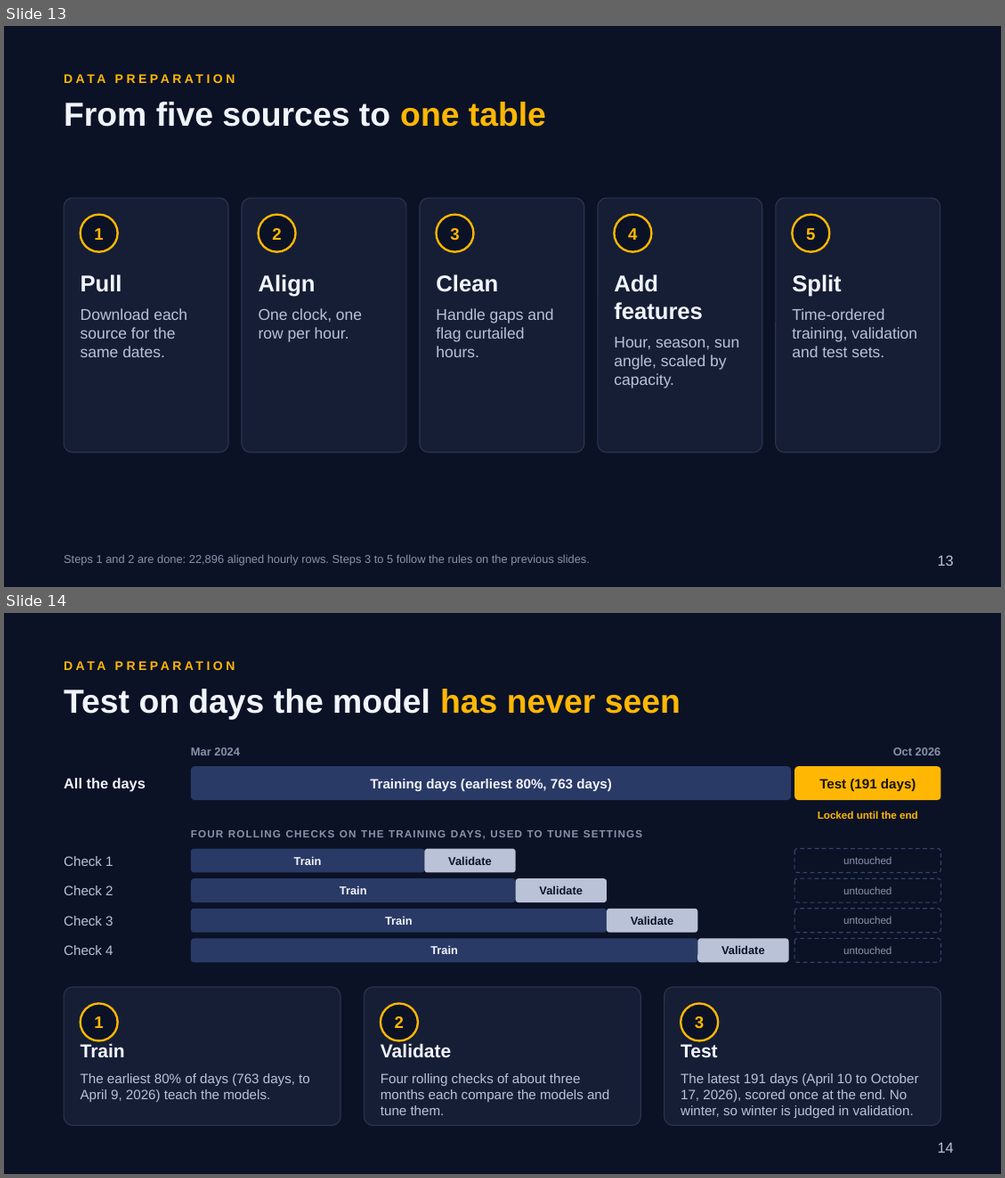
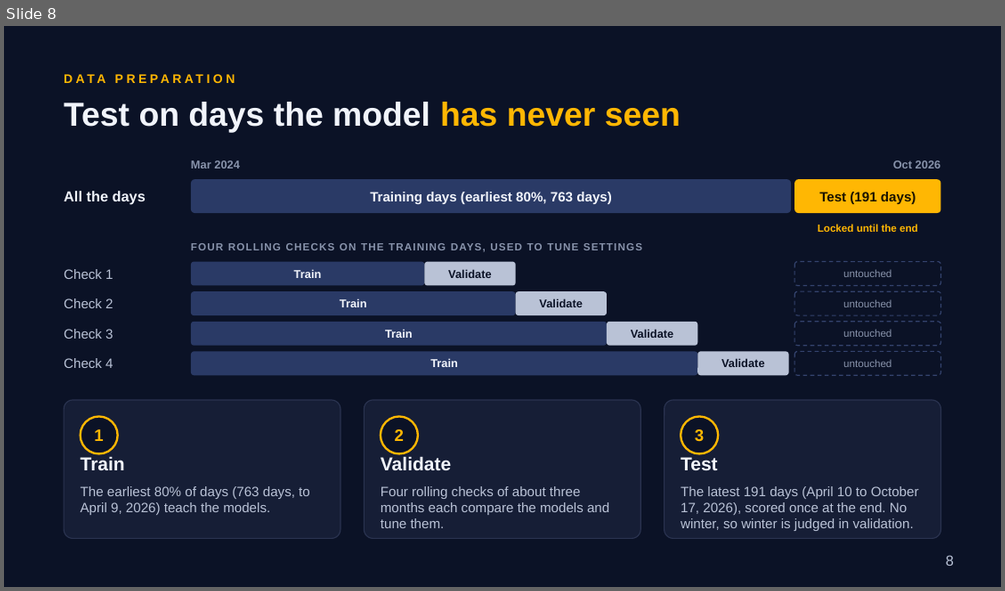
Before and after one commit to RaulSolaNavarro/caiso-solar-forecast, a slide deck: deck/capstone2/Capstone2_Deck.pptx. Shown one above the other, each under a label of ours: slides 13 and 14 before the commit, slide 8 after it. The pictures are 1005x1178 and 1005x591 pixels, drawn with LibreOffice and Linux fonts; fonts in the diff are those of the drawing. Boxes give left, top, right and bottom in pixels: in the first picture for what was removed or moved away, otherwise in the second. Text is boxed around its words. In the diff, an @@ line names an element or a change of style, - is before the commit and + after.

```diff
--- a/deck/capstone2/Capstone2_Deck.pptx
+++ b/deck/capstone2/Capstone2_Deck.pptx
@@ slide 13 removed at (4, 26, 1001, 587), background #0B1226 @@
@@ text removed at (64, 67, 941, 89) @@
-DATA PREPARATION
@@ text removed at (64, 102, 546, 127) @@
-From five sources to one table
@@ rounded rectangle removed at (64, 198, 228, 452) @@
@@ rounded rectangle removed at (242, 198, 406, 452) @@
@@ rounded rectangle removed at (420, 198, 584, 452) @@
@@ rounded rectangle removed at (598, 198, 762, 452) @@
@@ rounded rectangle removed at (776, 198, 940, 452) @@
@@ ellipse removed at (81, 215, 118, 252) @@
-1
@@ ellipse removed at (259, 215, 296, 252) @@
-2
@@ ellipse removed at (437, 215, 474, 252) @@
-3
@@ ellipse removed at (615, 215, 652, 252) @@
-4
@@ ellipse removed at (793, 215, 830, 252) @@
-5
@@ text removed at (81, 274, 187, 357) @@
-Pull
-Download each source for the same dates.
@@ text removed at (259, 274, 362, 342) @@
-Align
-One clock, one row per hour.
@@ text removed at (436, 274, 553, 357) @@
-Clean
-Handle gaps and flag curtailed hours.
@@ text removed at (614, 274, 739, 388) @@
-Add features
-Hour, season, sun angle, scaled by capacity.
@@ text removed at (792, 274, 917, 357) @@
-Split
-Time-ordered training, validation and test sets.
@@ text removed at (64, 555, 590, 565) @@
-Steps 1 and 2 are done: 22,896 aligned hourly rows. Steps 3 to 5 follow the rules on the previous slides.
@@ page number removed at (938, 555, 954, 565) @@
-13
@@ what was slide 14 is now slide 8 @@
@@ page number at (946, 555, 954, 565): text changed @@
-14
+8
```
Also in this commit, not shown: 7 slides changed, 8 slides added, 6 other slides removed, 3 other files.
